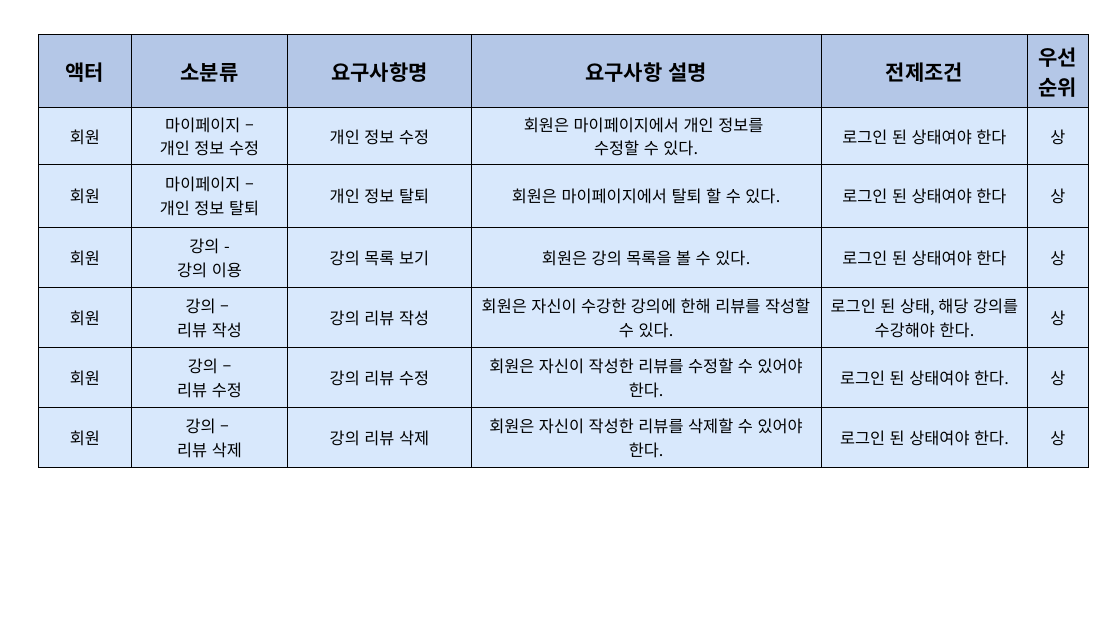
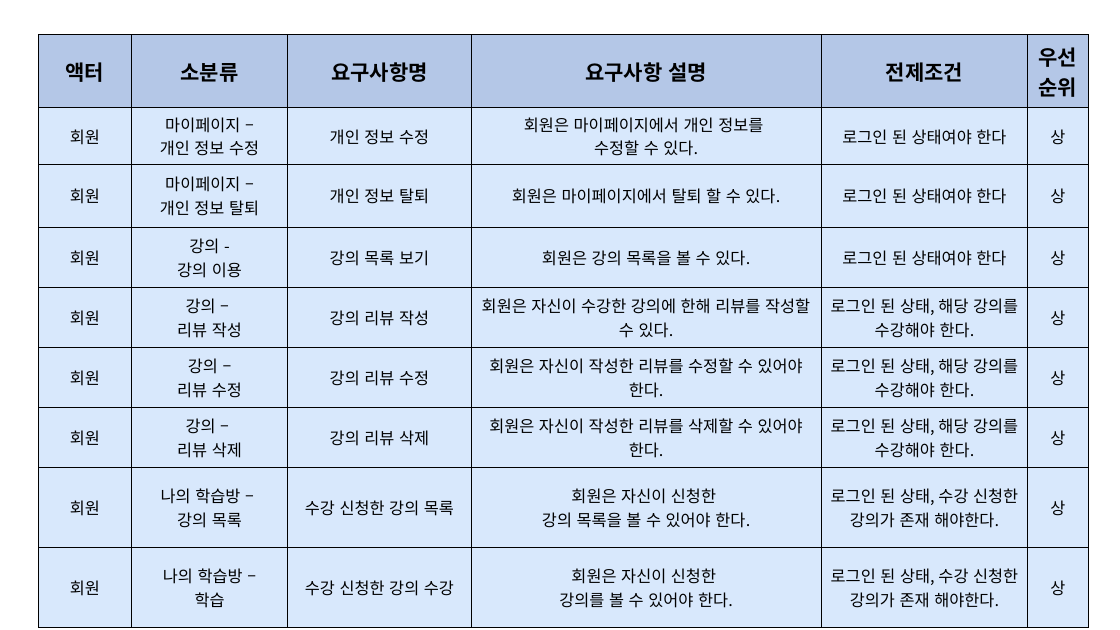
Before and after one commit to sedoll/team_pro4, a slide deck: slide 5 of output/요구사항_정의서/요구사항_정의서.pptx (slide 4 before the commit). Drawn at 1120x630 pixels with LibreOffice and Linux fonts; fonts in the diff are those of the drawing. Boxes give left, top, right and bottom in pixels: in the first picture for what was removed or moved away, otherwise in the second. Text is boxed around its words. In the diff, an @@ line names an element or a change of style, - is before the commit and + after.

```diff
--- a/output/요구사항_정의서/요구사항_정의서.pptx
+++ b/output/요구사항_정의서/요구사항_정의서.pptx
@@ table at (39,34,1089,612) @@
-row 6: 회원 | 강의 – / 리뷰 수정 | 강의 리뷰 수정 | 회원은 자신이 작성한 리뷰를 수정할 수 있어야 한다. | 로그인 된 상태여야 한다. | 상
-row 7: 회원 | 강의 – / 리뷰 삭제 | 강의 리뷰 삭제 | 회원은 자신이 작성한 리뷰를 삭제할 수 있어야 한다. | 로그인 된 상태여야 한다. | 상
+row 6: 회원 | 강의 – / 리뷰 수정 | 강의 리뷰 수정 | 회원은 자신이 작성한 리뷰를 수정할 수 있어야 한다. | 로그인 된 상태, 해당 강의를 수강해야 한다. | 상
+row 7: 회원 | 강의 – / 리뷰 삭제 | 강의 리뷰 삭제 | 회원은 자신이 작성한 리뷰를 삭제할 수 있어야 한다. | 로그인 된 상태, 해당 강의를 수강해야 한다. | 상
+row 8: 회원 | 나의 학습방 – / 강의 목록 | 수강 신청한 강의 목록 | 회원은 자신이 신청한 / 강의 목록을 볼 수 있어야 한다. | 로그인 된 상태, 수강 신청한 강의가 존재 해야한다. | 상
+row 9: 회원 | 나의 학습방 – / 학습 | 수강 신청한 강의 수강 | 회원은 자신이 신청한 / 강의를 볼 수 있어야 한다. | 로그인 된 상태, 수강 신청한 강의가 존재 해야한다. | 상
```
Also in this commit, not shown: 1 other slide changed, 4 slides added, 15 other files.
